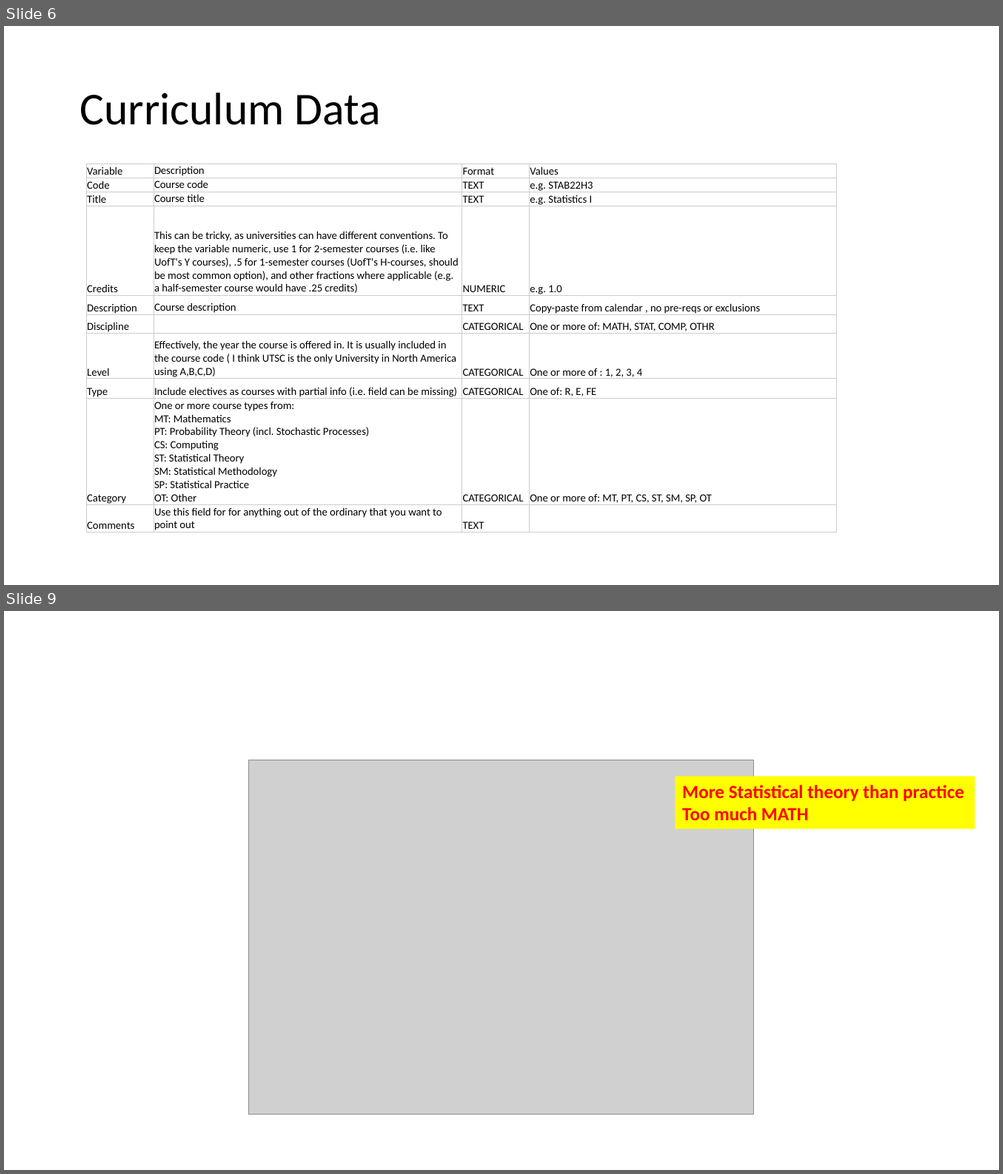
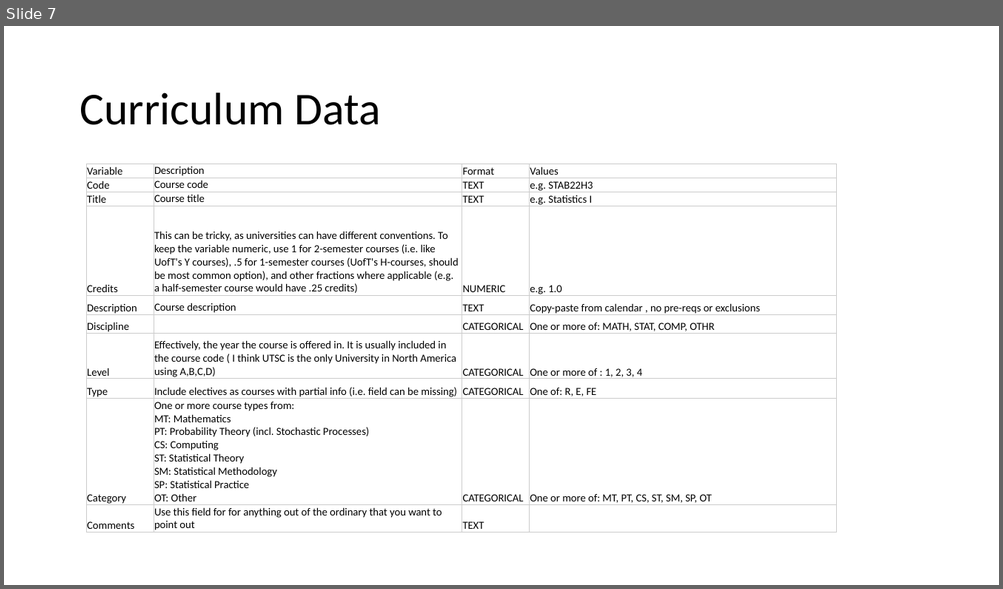
Before and after one commit to damouras/SoSC, a slide deck: Status fo Statistics Curricula.pptx. Shown one above the other, each under a label of ours: slides 6 and 9 before the commit, slide 7 after it; the slides between them are not shown. The pictures are 1003x1174 and 1003x589 pixels, drawn with LibreOffice and Linux fonts; fonts in the diff are those of the drawing; grey boxes stand for pictures. Boxes give left, top, right and bottom in pixels: in the first picture for what was removed or moved away, otherwise in the second. Text is boxed around its words. In the diff, an @@ line names an element or a change of style, - is before the commit and + after.

```diff
--- a/Status fo Statistics Curricula.pptx
+++ b/Status fo Statistics Curricula.pptx
@@ slide 9 removed at [4,611,999,1170], background #FFFFFF @@
@@ picture removed at [249,760,754,1116] @@
@@ rectangle removed at [674,777,975,829] @@
-More Statistical theory than practice
-Too much MATH
@@ what was slide 6 is now slide 7 @@
```
Also in this commit, not shown: 7 slides changed, 3 slides added, 1 other slide removed, 7 other files.
